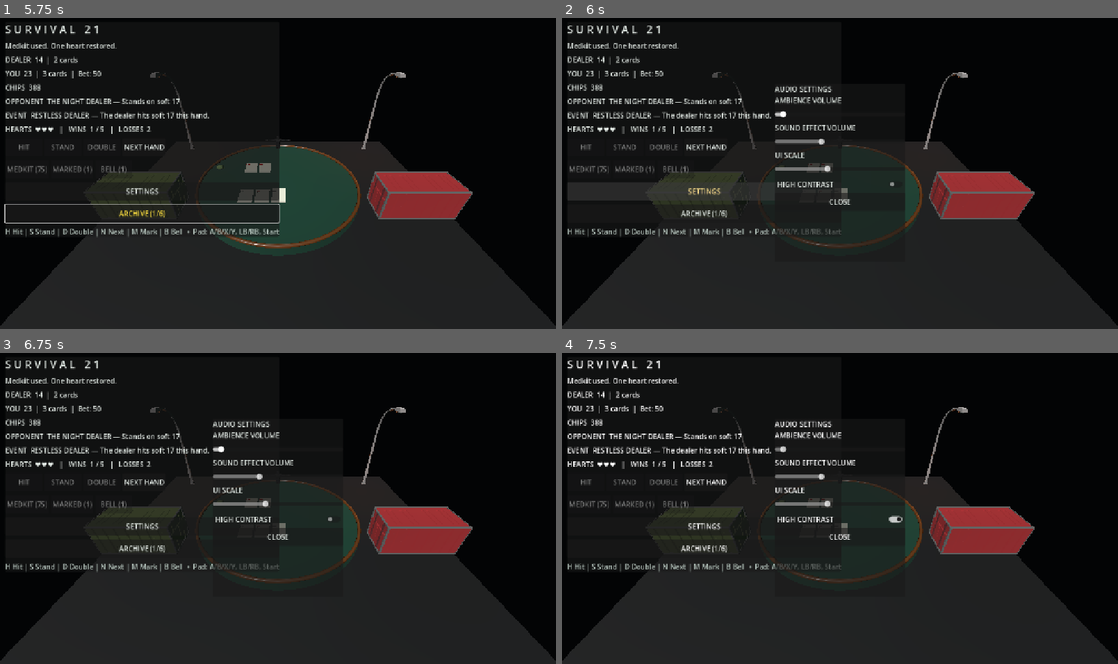
Above: before the commit, frames 1-4 (two rows, left to right).
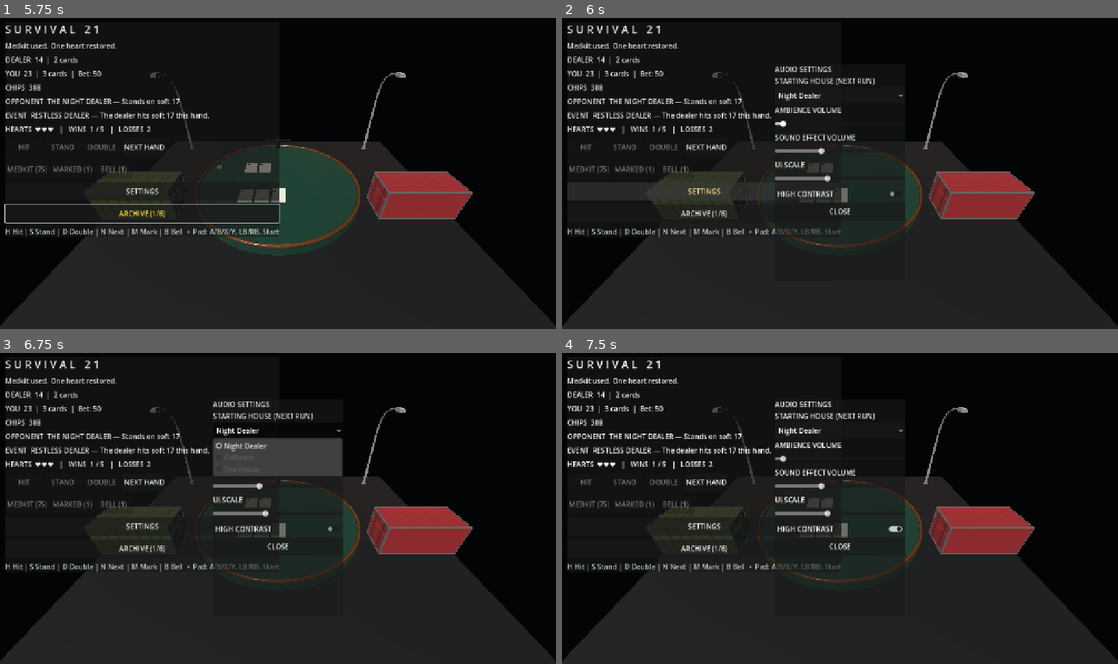
Above: after the commit, the same moments.

Repository: kage049754/Cgame
Game: Godot game, scene res://scenes/main.tscn
Two runs of this game, one before a commit and one after it. Both use one fixed random seed, a clock stepped at 60 frames per second and the inputs below.
Inputs (mouse positions are in pixels of both pictures, inside the frame that each line leads up to):
- Up to frame 1 (5.75 s): click "STAND" at 0.5 s; click "NEXT HAND" at 1.25 s; click "NEXT HAND" at 2 s; click "DOUBLE" at 2.75 s; click "MEDKIT (75)" at 3.5 s; click "ARCHIVE (1/6)" at 4.25 s; click "OK" at 5 s
- Up to frame 2 (6 s): click "SETTINGS" at 5.75 s
- Up to frame 3 (6.75 s): click (278, 430) at 6.5 s, where only the run after the commit has a clickable "Night Dealer"
- Up to frame 4 (7.5 s): click "HIGH CONTRAST" at 7.25 s

Frame 1 is identical in both runs. In frame 2, 2.3% of the frame differs, in the area x 38-62%, y 15-64%; in frame 3, 4.5%; in frame 4, 2.4%.

Commit message:
Add selectable unlocked starting opponents and save migration

Diff:
--- a/scripts/main.gd
+++ b/scripts/main.gd
@@ -47,6 +47,10 @@
 var root_ui_panel: PanelContainer
 var ui_scale_slider: HSlider
 var high_contrast_toggle: CheckButton
+var starting_opponent_selector: OptionButton
+var starting_opponent_label: Label
+var selected_starting_tier := 0
+var run_starting_tier := 0
 var ui_layer: CanvasLayer
 var ui_scale_factor := 1.0
 var high_contrast_enabled := false
@@ -70,6 +74,7 @@
 	audio_system = AudioSystemScript.new()
 	add_child(audio_system)
 	_load_settings()
+	run_starting_tier = selected_starting_tier
 	var restored := _restore_run()
 	if restored and (survival.finished or chips <= 0):
 		status_label.text = "Saved run ended. Restart to play again."
@@ -91,7 +96,8 @@
 		"finished": survival.finished,
 		"ending": survival.ending,
 		"marked_cards": items.marked_cards,
-		"house_bells": items.house_bells
+		"house_bells": items.house_bells,
+		"starting_opponent_tier": run_starting_tier
 	}
 	SaveSystem.save_state(state)
 
@@ -110,6 +116,7 @@
 	survival.ending = str(state.get("ending", ""))
 	items.marked_cards = clampi(int(state.get("marked_cards", 1)), 0, SurvivalItemsState.STARTING_MARKED_CARDS)
 	items.house_bells = clampi(int(state.get("house_bells", 1)), 0, SurvivalItemsState.STARTING_HOUSE_BELLS)
+	run_starting_tier = Opponents.highest_unlocked_tier(int(state.get("starting_opponent_tier", selected_starting_tier)), progression.unlocked)
 	return true
 
 func _toggle_settings() -> void:
@@ -125,6 +132,9 @@
 	effects_slider.value = float(settings.get("effects_percent", 35.0))
 	ui_scale_slider.value = clampf(float(settings.get("ui_scale", 1.0)), 0.8, 1.3)
 	high_contrast_toggle.button_pressed = bool(settings.get("high_contrast", false))
+	selected_starting_tier = Opponents.highest_unlocked_tier(int(settings.get("starting_opponent_tier", 0)), progression.unlocked)
+	starting_opponent_selector.select(selected_starting_tier)
+	_refresh_opponent_choices()
 	_on_ambience_volume_changed(ambience_slider.value)
 	_on_effects_volume_changed(effects_slider.value)
 	_apply_ui_scale(ui_scale_slider.value)
@@ -135,8 +145,30 @@
 		"ambience_percent": ambience_slider.value,
 		"effects_percent": effects_slider.value,
 		"ui_scale": ui_scale_slider.value,
-		"high_contrast": high_contrast_toggle.button_pressed
+		"high_contrast": high_contrast_toggle.button_pressed,
+		"starting_opponent_tier": selected_starting_tier
 	})
+
+func _refresh_opponent_choices() -> void:
+	if starting_opponent_selector == null:
+		return
+	starting_opponent_selector.set_item_disabled(1, not progression.unlocked.has("COLLECTOR"))
+	starting_opponent_selector.set_item_disabled(2, not progression.unlocked.has("HOUSE"))
+	var resolved := Opponents.highest_unlocked_tier(selected_starting_tier, progression.unlocked)
+	if resolved != selected_starting_tier:
+		selected_starting_tier = resolved
+		starting_opponent_selector.select(selected_starting_tier)
+
+func _on_starting_opponent_selected(index: int) -> void:
+	selected_starting_tier = Opponents.highest_unlocked_tier(index, progression.unlocked)
+	starting_opponent_selector.select(selected_starting_tier)
+	_save_settings()
+	var profile := Opponents.profile_for_tier(selected_starting_tier)
+	status_label.text = "%s will start your next run." % profile.get("name", "THE NIGHT DEALER")
+	_update_ui()
+
+func _current_opponent_profile() -> Dictionary:
+	return Opponents.profile_for_wins(survival.wins, run_starting_tier)
 
 func _on_ui_scale_changed(value: float) -> void:
 	_apply_ui_scale(value)
@@ -433,8 +465,8 @@
 	settings_panel.set_anchors_preset(Control.PRESET_CENTER)
 	settings_panel.offset_left = -150
 	settings_panel.offset_right = 150
-	settings_panel.offset_top = -205
-	settings_panel.offset_bottom = 205
+	settings_panel.offset_top = -250
+	settings_panel.offset_bottom = 250
 	settings_panel.visible = false
 	ui_layer.add_child(settings_panel)
 	var settings_column := VBoxContainer.new()
@@ -445,6 +477,22 @@
 	settings_title.accessibility_name = "Settings"
 	settings_title.accessibility_description = "Audio, display scale, and contrast options."
 	settings_column.add_child(settings_title)
+	starting_opponent_label = Label.new()
+	starting_opponent_label.name = "StartingOpponentLabel"
+	starting_opponent_label.text = "STARTING HOUSE (NEXT RUN)"
+	starting_opponent_label.accessibility_name = "Starting house"
+	starting_opponent_label.accessibility_description = "Choose which unlocked dealer starts the next survival run."
+	settings_column.add_child(starting_opponent_label)
+	starting_opponent_selector = OptionButton.new()
+	starting_opponent_selector.name = "StartingOpponentSelector"
+	starting_opponent_selector.custom_minimum_size = Vector2(260, 36)
+	starting_opponent_selector.add_item("Night Dealer", 0)
+	starting_opponent_selector.add_item("Collector", 1)
+	starting_opponent_selector.add_item("The House", 2)
+	starting_opponent_selector.accessibility_name = "Starting opponent"
+	starting_opponent_selector.accessibility_description = "Choose an unlocked opponent for your next run. Collector and The House unlock after defeating them."
+	starting_opponent_selector.item_selected.connect(_on_starting_opponent_selected)
+	settings_column.add_child(starting_opponent_selector)
 	var ambience_label := Label.new()
 	ambience_label.name = "AmbienceLabel"
 	ambience_label.text = "AMBIENCE VOLUME"
@@ -509,9 +557,10 @@
 		event_label, survival_label, hit_button, stand_button, double_button, deal_button,
 		medkit_button, marked_button, bell_button, settings_button, archive_button, restart_button
 	])
-	_link_focus_order([ambience_slider, effects_slider, ui_scale_slider, high_contrast_toggle, close_settings])
+	_link_focus_order([starting_opponent_selector, ambience_slider, effects_slider, ui_scale_slider, high_contrast_toggle, close_settings])
 	_link_accessibility_flow([
-		settings_title, ambience_label, ambience_slider, effects_label, effects_slider,
+		settings_title, starting_opponent_label, starting_opponent_selector,
+		ambience_label, ambience_slider, effects_label, effects_slider,
 		scale_label, ui_scale_slider, high_contrast_toggle, close_settings
 	])
 	hit_button.grab_focus()
@@ -617,6 +666,7 @@
 	SaveSystem.delete_state()
 	survival.reset()
 	items.reset()
+	run_starting_tier = selected_starting_tier
 	chips = STARTING_CHIPS
 	current_bet = BASE_BET
 	round_number = 0
@@ -640,7 +690,7 @@
 func _on_stand() -> void:
 	if not round_active:
 		return
-	while Opponents.should_dealer_hit(dealer_hand, survival.wins, house_bell_active, bool(current_event.get("force_soft_17", false))):
+	while Opponents.should_dealer_hit(dealer_hand, survival.wins, house_bell_active, bool(current_event.get("force_soft_17", false)), run_starting_tier):
 		_draw_card(dealer_hand)
 	_finish_round()
 	_update_ui()
@@ -695,7 +745,7 @@
 	if not round_active:
 		return
 	round_active = false
-	var opponent_name := str(Opponents.profile_for_wins(survival.wins).get("name", "UNKNOWN"))
+	var opponent_name := str(_current_opponent_profile().get("name", "UNKNOWN"))
 	var result := Rules.outcome(player_hand, dealer_hand)
 	survival.resolve_hand(result)
 	if zombie_character != null:
@@ -726,6 +776,7 @@
 		status_label.text = "YOUR LAST HEART FADES. THE HOUSE WINS."
 	progression.record_hand(result, opponent_name, survival.ending)
 	progression.save_profile()
+	_refresh_opponent_choices()
 	_update_ui()
 	_save_run()
 
@@ -779,7 +830,7 @@
 	dealer_label.text = "DEALER  %s  |  %d cards" % [dealer_value, dealer_hand.size()]
 	player_label.text = "YOU  %d  |  %d cards  |  Bet: %d" % [Rules.hand_value(player_hand), player_hand.size(), current_bet]
 	chips_label.text = "CHIPS  %d" % chips
-	var opponent_profile := Opponents.profile_for_wins(survival.wins)
+	var opponent_profile := _current_opponent_profile()
 	opponent_label.text = "OPPONENT  %s — %s" % [opponent_profile.get("name", "UNKNOWN"), opponent_profile.get("tell", "")]
 	event_label.text = "EVENT  %s — %s" % [current_event.get("name", "QUIET TABLE"), current_event.get("description", "")]
 	survival_label.text = "HEARTS  %s   |   WINS  %d / %d   |   LOSSES  %d" % ["♥".repeat(survival.health) + "♡".repeat(SurvivalRun.MAX_HEALTH - survival.health), survival.wins, SurvivalRun.REQUIRED_WINS, survival.losses]
--- a/scripts/opponent_profiles.gd
+++ b/scripts/opponent_profiles.gd
@@ -3,32 +3,51 @@
 
 const BlackjackRules = preload("res://scripts/blackjack_rules.gd")
 
-static func profile_for_wins(wins: int) -> Dictionary:
-	if wins >= 4:
-		return {
-			"name": "THE HOUSE",
-			"tell": "Stands on 18",
-			"stand_at": 18,
-			"hit_soft_17": true
-		}
-	if wins >= 2:
-		return {
-			"name": "THE COLLECTOR",
-			"tell": "Hits soft 17",
-			"stand_at": 17,
-			"hit_soft_17": true
-		}
-	return {
-		"name": "THE NIGHT DEALER",
-		"tell": "Stands on soft 17",
-		"stand_at": 17,
-		"hit_soft_17": false
-	}
+static func tier_for_wins(wins: int, starting_tier: int = 0) -> int:
+	return clampi(clampi(starting_tier, 0, 2) + maxi(0, wins) / 2, 0, 2)
 
-static func should_dealer_hit(cards: Array, wins: int, house_bell_active: bool = false, force_soft_17: bool = false) -> bool:
+static func highest_unlocked_tier(requested_tier: int, unlocked: Array) -> int:
+	var requested := clampi(requested_tier, 0, 2)
+	if requested >= 2 and unlocked.has("HOUSE"):
+		return 2
+	if requested >= 1 and unlocked.has("COLLECTOR"):
+		return 1
+	return 0
+
+static func profile_for_tier(tier: int) -> Dictionary:
+	match clampi(tier, 0, 2):
+		2:
+			return {
+				"id": "HOUSE",
+				"name": "THE HOUSE",
+				"tell": "Stands on 18",
+				"stand_at": 18,
+				"hit_soft_17": true
+			}
+		1:
+			return {
+				"id": "COLLECTOR",
+				"name": "THE COLLECTOR",
+				"tell": "Hits soft 17",
+				"stand_at": 17,
+				"hit_soft_17": true
+			}
+		_:
+			return {
+				"id": "NIGHT_DEALER",
+				"name": "THE NIGHT DEALER",
+				"tell": "Stands on soft 17",
+				"stand_at": 17,
+				"hit_soft_17": false
+			}
+
+static func profile_for_wins(wins: int, starting_tier: int = 0) -> Dictionary:
+	return profile_for_tier(tier_for_wins(wins, starting_tier))
+
+static func should_dealer_hit(cards: Array, wins: int, house_bell_active: bool = false, force_soft_17: bool = false, starting_tier: int = 0) -> bool:
 	if house_bell_active:
 		return false
-	var profile := profile_for_wins(wins)
+	var profile := profile_for_wins(wins, starting_tier)
 	var value := BlackjackRules.hand_value(cards)
 	var stand_at := int(profile.get("stand_at", 17))
 	if value < stand_at:
--- a/scripts/settings_store.gd
+++ b/scripts/settings_store.gd
@@ -12,10 +12,11 @@
 static func load_settings(path: String = SETTINGS_PATH) -> Dictionary:
 	var config := ConfigFile.new()
 	if config.load(path) != OK:
-		return {"ambience_percent": 4.0, "effects_percent": 35.0, "ui_scale": 1.0, "high_contrast": false}
+		return {"ambience_percent": 4.0, "effects_percent": 35.0, "ui_scale": 1.0, "high_contrast": false, "starting_opponent_tier": 0}
 	return {
 		"ambience_percent": float(config.get_value("audio", "ambience_percent", 4.0)),
 		"effects_percent": float(config.get_value("audio", "effects_percent", 35.0)),
 		"ui_scale": clampf(float(config.get_value("audio", "ui_scale", 1.0)), 0.8, 1.3),
-		"high_contrast": bool(config.get_value("audio", "high_contrast", false))
+		"high_contrast": bool(config.get_value("audio", "high_contrast", false)),
+		"starting_opponent_tier": clampi(int(config.get_value("audio", "starting_opponent_tier", 0)), 0, 2)
 	}
--- a/scripts/survival_save.gd
+++ b/scripts/survival_save.gd
@@ -2,7 +2,7 @@
 extends RefCounted
 
 const SAVE_PATH := "user://survival21.cfg"
-const SAVE_VERSION := 2
+const SAVE_VERSION := 3
 
 static func save_state(state: Dictionary, path: String = SAVE_PATH) -> bool:
 	var config := ConfigFile.new()
@@ -19,11 +19,16 @@
 		state[key] = config.get_value("state", key)
 	var stored_version := int(state.get("save_version", 0))
 	if stored_version == 1:
-		state["save_version"] = SAVE_VERSION
 		state["round_number"] = maxi(0, int(state.get("round_number", 0)))
 		state["marked_cards"] = clampi(int(state.get("marked_cards", 1)), 0, 1)
 		state["house_bells"] = clampi(int(state.get("house_bells", 1)), 0, 1)
 		state["ending"] = str(state.get("ending", ""))
+		state["starting_opponent_tier"] = 0
+		state["save_version"] = SAVE_VERSION
+		save_state(state, path)
+	elif stored_version == 2:
+		state["starting_opponent_tier"] = clampi(int(state.get("starting_opponent_tier", 0)), 0, 2)
+		state["save_version"] = SAVE_VERSION
 		save_state(state, path)
 	elif stored_version != SAVE_VERSION:
 		return {}
--- a/tests/run_tests.gd
+++ b/tests/run_tests.gd
@@ -81,6 +81,13 @@
 	_expect(Opponents.profile_for_wins(0).get("name") == "THE NIGHT DEALER", "First opponent profile should be Night Dealer")
 	_expect(Opponents.profile_for_wins(2).get("name") == "THE COLLECTOR", "Second opponent profile should be Collector")
 	_expect(Opponents.profile_for_wins(4).get("name") == "THE HOUSE", "Final opponent profile should be The House")
+	_expect(Opponents.profile_for_wins(0, 1).get("name") == "THE COLLECTOR", "Selecting Collector should start a run against Collector")
+	_expect(Opponents.profile_for_wins(2, 1).get("name") == "THE HOUSE", "A Collector-start run should escalate to The House after two wins")
+	_expect(Opponents.profile_for_wins(0, 2).get("name") == "THE HOUSE", "Selecting The House should start directly against The House")
+	_expect(Opponents.highest_unlocked_tier(1, []) == 0, "Locked Collector should fall back to Night Dealer")
+	_expect(Opponents.highest_unlocked_tier(2, ["COLLECTOR"]) == 1, "Locked House selection should fall back to unlocked Collector")
+	_expect(Opponents.highest_unlocked_tier(2, ["HOUSE"]) == 2, "Unlocked House should be selectable")
+	_expect(Opponents.should_dealer_hit(soft_seventeen, 0, false, false, 1), "Selected Collector should hit soft 17")
 
 func _test_outcomes() -> void:
 	_expect(Rules.outcome([{"rank": 10}, {"rank": 8}], [{"rank": 10}, {"rank": 7}]) == "win", "Higher hand should win")
@@ -121,6 +128,15 @@
 	_expect(int(loaded.get("chips", 0)) == 325, "Saved chips should round-trip")
 	_expect(int(loaded.get("health", 0)) == 2, "Saved health should round-trip")
 	_expect(int(loaded.get("marked_cards", -1)) == 0, "Saved item counts should round-trip")
+	SaveSystem.delete_state(path)
+	var version_two := ConfigFile.new()
+	version_two.set_value("state", "save_version", 2)
+	version_two.set_value("state", "chips", 410)
+	_expect(version_two.save(path) == OK, "Legacy v2 save should be written")
+	var migrated_v2 := SaveSystem.load_state(path)
+	_expect(int(migrated_v2.get("save_version", 0)) == 3, "Version 2 save should migrate to version 3")
+	_expect(int(migrated_v2.get("starting_opponent_tier", -1)) == 0, "Version 2 save should receive the default starting opponent")
+	_expect(int(migrated_v2.get("chips", 0)) == 410, "Version 2 migration should preserve chips")
 	SaveSystem.delete_state(path)
 	_expect(SaveSystem.load_state(path).is_empty(), "Deleted save should no longer load")
 
--- a/tests/settings_test.gd
+++ b/tests/settings_test.gd
@@ -4,7 +4,7 @@
 
 func _initialize() -> void:
 	var path := "user://settings_test.cfg"
-	var values := {"ambience_percent": 12.0, "effects_percent": 68.0, "ui_scale": 1.25, "high_contrast": true}
+	var values := {"ambience_percent": 12.0, "effects_percent": 68.0, "ui_scale": 1.25, "high_contrast": true, "starting_opponent_tier": 2}
 	if not SettingsStore.save_settings(values, path):
 		push_error("Could not save settings.")
 		quit(1)
@@ -26,6 +26,10 @@
 		push_error("High-contrast setting did not round-trip.")
 		quit(1)
 		return
+	if int(loaded.get("starting_opponent_tier", -1)) != 2:
+		push_error("Starting opponent selection did not round-trip.")
+		quit(1)
+		return
 	DirAccess.remove_absolute(ProjectSettings.globalize_path(path))
 	print("Audio and accessibility settings persistence passed.")
 	quit()
Not shown, changed: GAMEPLAY.md
